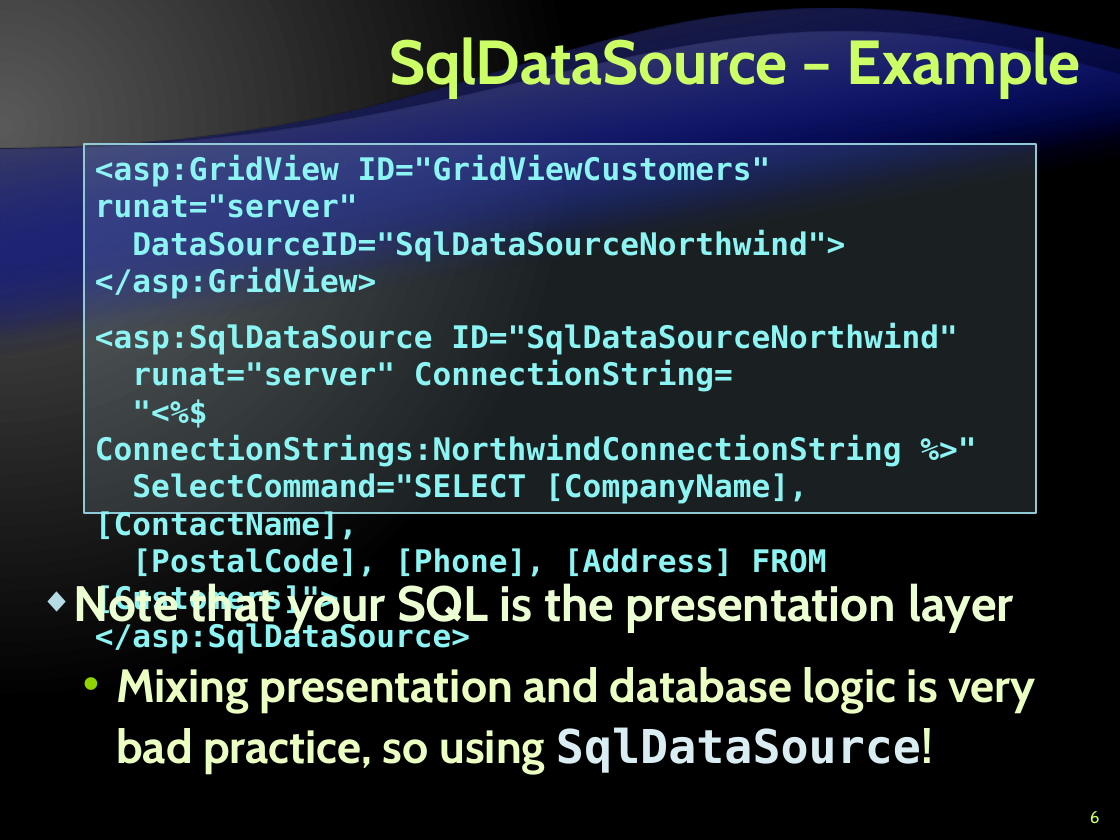
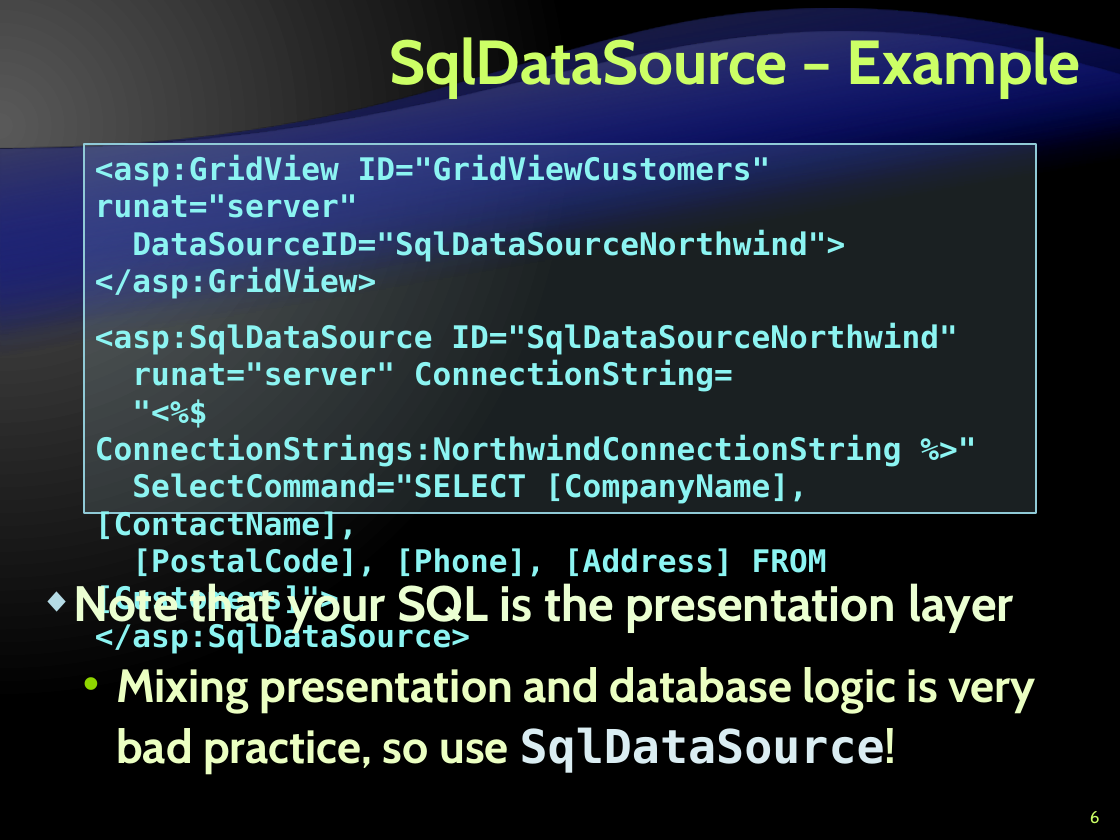
Before and after one commit to Graveheart/aspnetcourse, a slide deck: slide 6 of 2010/lectures/10. ASP.NET-and-Databases.pptx. Drawn at 1120x840 pixels with LibreOffice and Linux fonts; fonts in the diff are those of the drawing; background and template pictures are left out. Boxes give left, top, right and bottom in pixels: in the first picture for what was removed or moved away, otherwise in the second. Text is boxed around its words. In the diff, an @@ line names an element or a change of style, - is before the commit and + after.

```diff
--- a/2010/lectures/10. ASP.NET-and-Databases.pptx
+++ b/2010/lectures/10. ASP.NET-and-Databases.pptx
@@ text at bbox=[116, 667, 1036, 775]: text changed @@
-  • Mixing presentation and database logic is very bad practice, so using SqlDataSource!
+  • Mixing presentation and database logic is very bad practice, so use SqlDataSource!
```
Also in this commit, not shown: 3 other slides changed.
